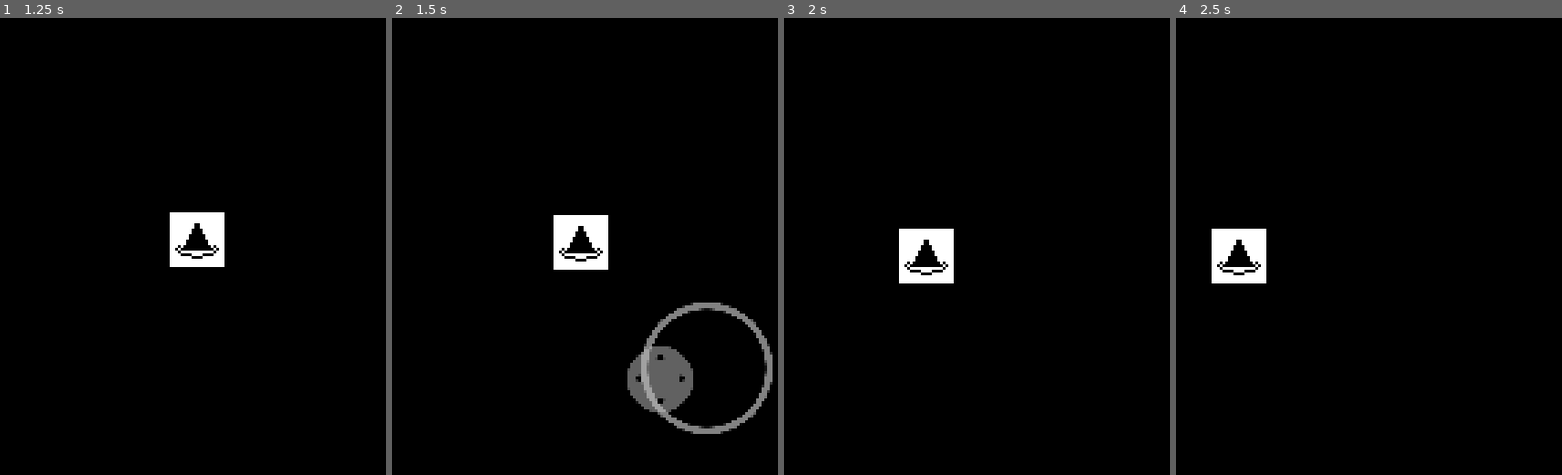
Above: before the commit, frames 1-4 (left to right).
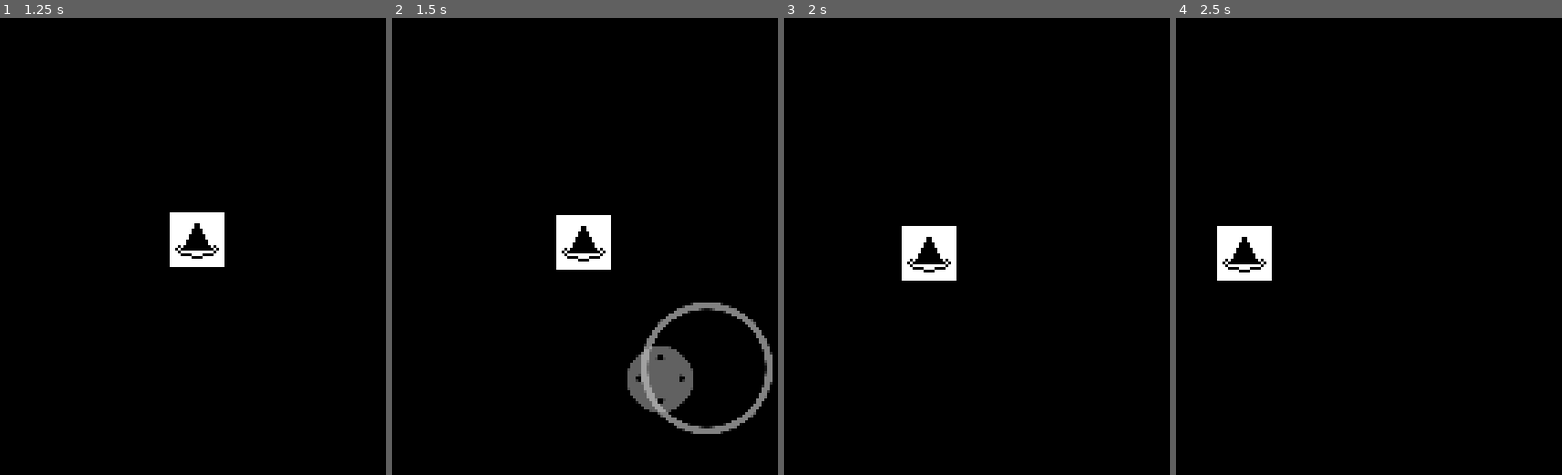
Above: after the commit, the same moments.

Repository: polyarik/wizard-legacy
Game: Godot game, scene res://scenes/game/location.tscn
Same seed, same stepped clock (60 frames per second), same inputs: the game is played once before the commit and once after it. This scene is started directly instead of the project's main scene.
Inputs (mouse positions are in pixels of both pictures, inside the frame that each line leads up to):
- Up to frame 1 (1.25 s): tap Enter at 0.5 s; move the mouse to (177, 406) at 0.52 s; hold Up (ui_up) from 0.53 s (still down); click (177, 406) at 0.67 s
- Up to frame 2 (1.5 s): release Up (ui_up) at 1.25 s; tap Space at 1.25 s; drag from (708, 369) to (569, 406) at 1.27 s
- Up to frame 3 (2 s): no input
- Up to frame 4 (2.5 s): move the mouse to (1253, 159) at 2.02 s; hold Left (ui_left) from 2.03 s (still down)

Frame 1 is identical in both runs. In frame 2, 0.3% of the frame differs, in the area x 41-57%, y 43-56%; in frame 3, 0.6%; in frame 4, 0.8%, in the area x 9-25%, y 45-59%.

Commit message:
🔧 normalize player movement vector

Diff:
--- a/scenes/game/player/player.gd
+++ b/scenes/game/player/player.gd
@@ -5,8 +5,9 @@
 
 
 func _physics_process(_delta: float) -> void:
-	var moveX := Input.get_axis("ui_left", "ui_right")
-	var moveY := Input.get_axis("ui_up", "ui_down")
+	var move := Input.get_vector("ui_left", "ui_right", "ui_up", "ui_down").normalized()
+	var moveX := move.x
+	var moveY := move.y
 
 	velocity.x = (moveX * speed) if moveX else move_toward(velocity.x, 0, speed)
 	velocity.y = (moveY * speed) if moveY else move_toward(velocity.y, 0, speed)
